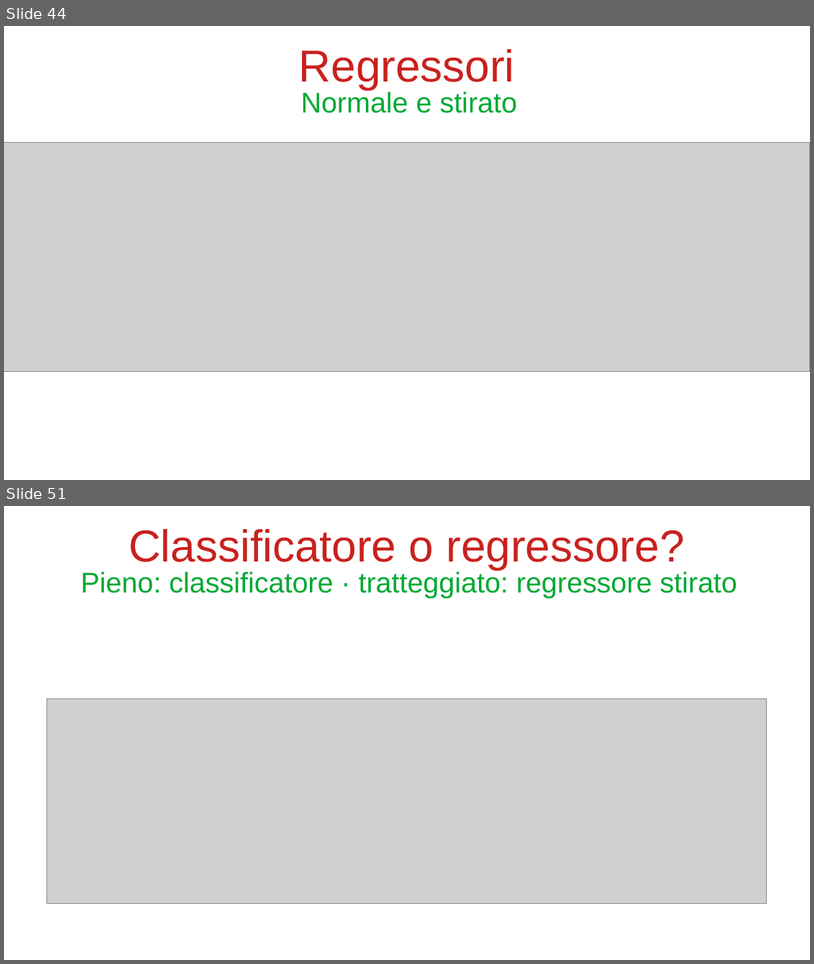
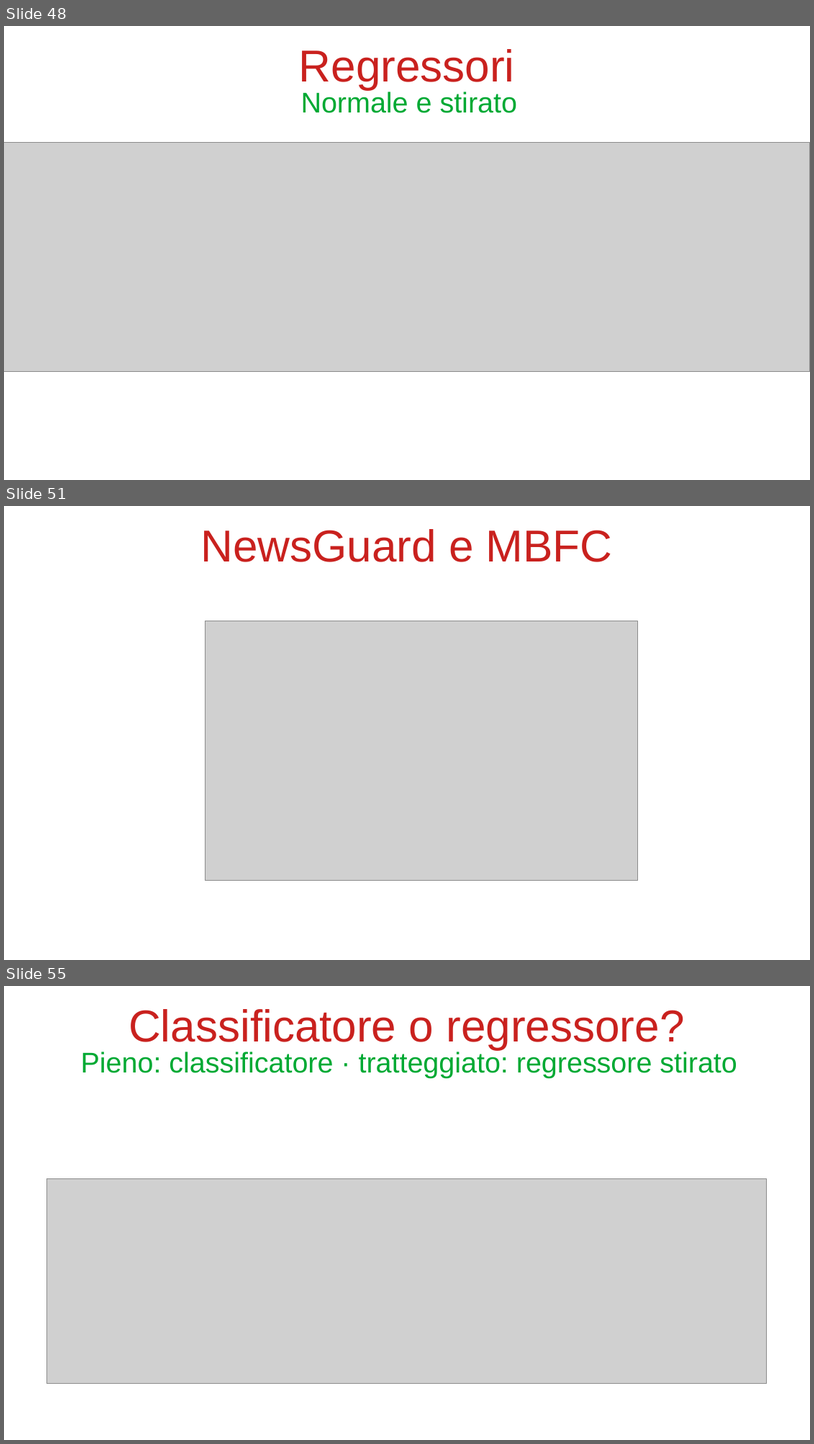
Before and after one commit to bianchi-john/PublisherClassification, a slide deck: Presentazioni/Stato finale/FinalState.odp. Shown one above the other, each under a label of ours: slides 44 and 51 before the commit, slides 48, 51 and 55 after it; the slides between them are not shown. The pictures are 814x964 and 814x1444 pixels, drawn with LibreOffice and Linux fonts; fonts in the diff are those of the drawing; grey boxes stand for pictures. Boxes give left, top, right and bottom in pixels: in the first picture for what was removed or moved away, otherwise in the second. Text is boxed around its words. In the diff, an @@ line names an element or a change of style, - is before the commit and + after.

```diff
--- a/Presentazioni/Stato finale/FinalState.odp
+++ b/Presentazioni/Stato finale/FinalState.odp
@@ slide 51 added at (x1=4, y1=506, x2=810, y2=960), background #FFFFFF @@
@@ title added at (x1=201, y1=529, x2=613, y2=562), 44 pt, text #C9211E @@
+NewsGuard e MBFC
@@ picture added at (x1=206, y1=621, x2=638, y2=880) @@
@@ what was slide 44 is now slide 48 @@
@@ what was slide 51 is now slide 55 @@
```
Also in this commit, not shown: 3 slides changed, 6 other slides added, 3 slides removed, 20 other files.
